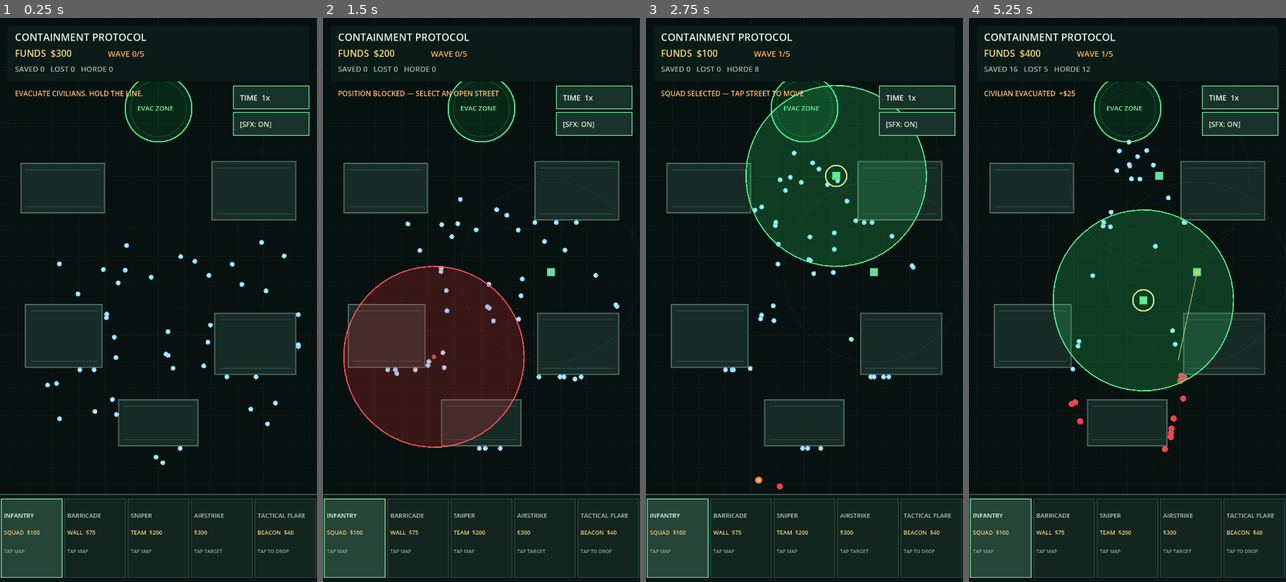
Above: before the commit, frames 1-4 (left to right).
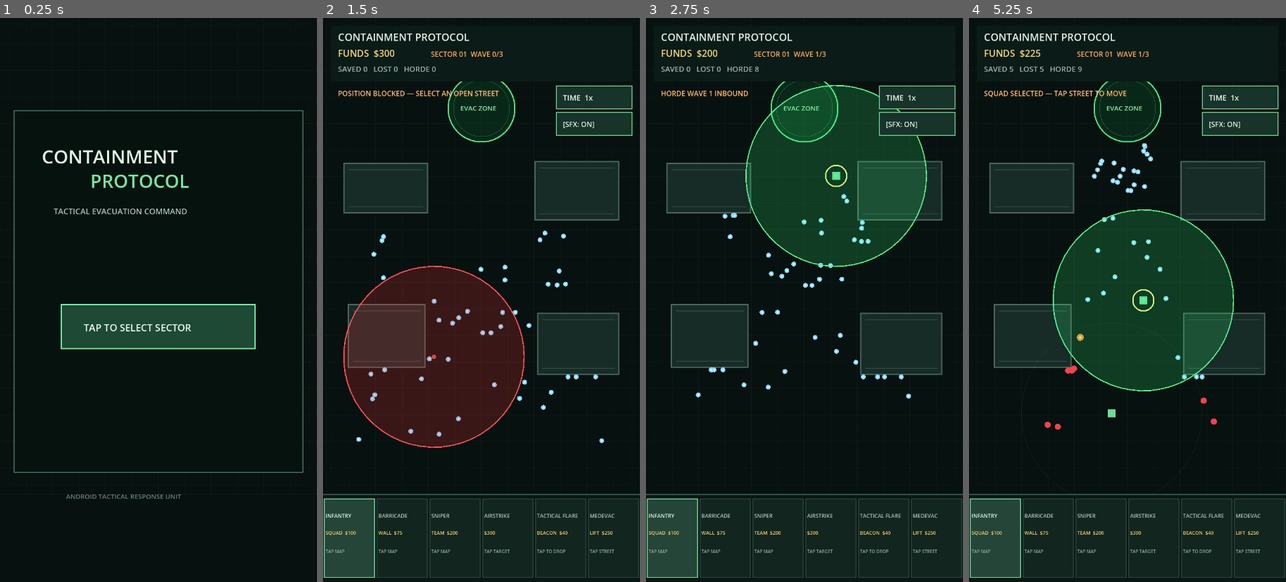
Above: after the commit, the same moments.

Repository: ninjun42215-gif/Containment-Protocol
Game: Godot game, scene res://main.tscn
Same seed, same stepped clock (60 frames per second), same inputs: the game is played once before the commit and once after it.
Inputs (mouse positions are in pixels of both pictures, inside the frame that each line leads up to):
- Up to frame 1 (0.25 s): no input
- Up to frame 2 (1.5 s): move the mouse to (551, 271) at 0.52 s; click (551, 271) at 0.67 s; drag from (418, 328) to (465, 412) at 1.27 s
- Up to frame 3 (2.75 s): move the mouse to (836, 175) at 2.02 s; click (836, 175) at 2.17 s
- Up to frame 4 (5.25 s): drag from (1111, 412) to (1032, 215) at 2.77 s; move the mouse to (1222, 384) at 3.52 s; click (1222, 384) at 3.67 s; drag from (1032, 215) to (1079, 159) at 4.27 s; move the mouse to (1143, 300) at 5.02 s; click (1143, 300) at 5.17 s

The runs differ from the first frame. In frame 1, 26% of the frame differs, in the area x 0-100%, y 2-100%; in frame 2, 3.9%; in frame 3, 5.4%; in frame 4, 5.6%.

Commit message:
Implement Milestone 4 sectors, Medevac, and Android lifecycle support

Diff:
--- a/main.gd
+++ b/main.gd
@@ -7,7 +7,11 @@
 const BAR_TOP := 1080.0
 const EVAC_ZONE := Vector2(360.0, 205.0)
 const EVAC_RADIUS := 76.0
-const MAX_WAVES := 5
+const MEDEVAC_COST := 250
+const MEDEVAC_HP := 150.0
+const MEDEVAC_RING := 95.0
+const MEDEVAC_CAPACITY := 8
+const MEDEVAC_LANDING_TIME := 3.0
 const GRID_CELL_SIZE := 64.0
 const UNIT_SELECT_RADIUS := 30.0
 const BUILDING_RADIUS := 11.0
@@ -21,7 +25,8 @@
 	{"name": "BARRICADE", "detail": "WALL  $75", "cost": 75, "kind": "barricade"},
 	{"name": "SNIPER", "detail": "TEAM  $200", "cost": 200, "kind": "sniper"},
 	{"name": "AIRSTRIKE", "detail": "$300", "cost": 300, "kind": "airstrike"},
-	{"name": "TACTICAL FLARE", "detail": "BEACON  $40", "cost": FLARE_COST, "kind": "flare"}
+	{"name": "TACTICAL FLARE", "detail": "BEACON  $40", "cost": FLARE_COST, "kind": "flare"},
+	{"name": "MEDEVAC", "detail": "LIFT  $250", "cost": MEDEVAC_COST, "kind": "medevac"}
 ]
 
 var civilians: Array[Vector2] = []
@@ -29,6 +34,12 @@
 var units: Array[Dictionary] = []
 var barricades: Array[Dictionary] = []
 var flares: Array[Dictionary] = []
+var medevac: Dictionary = {}
+var sector_index := 0
+var sector_name := "Downtown Grid"
+var sector_wave_limit := 3
+var manual_paused := false
+var lifecycle_paused := false
 var preview_position := Vector2.ZERO
 var preview_active := false
 var sfx_enabled := true
@@ -68,17 +79,51 @@
 func _ready() -> void:
 	randomize()
 	screen_font = ThemeDB.fallback_font
-	_setup_city()
+	_configure_sector(0)
 	_setup_audio()
-	_start_round()
+	game_state = "title"
 	queue_redraw()
 
+func _notification(what: int) -> void:
+	if what == NOTIFICATION_APPLICATION_FOCUS_OUT or what == NOTIFICATION_APPLICATION_PAUSED:
+		lifecycle_paused = true
+		manual_paused = true
+		audio_queue.clear()
+		audio_effect = ""
+		audio_samples_left = 0
+		if audio_player != null:
+			audio_player.stop()
+		queue_redraw()
+	elif what == NOTIFICATION_APPLICATION_FOCUS_IN:
+		if audio_player != null and sfx_enabled:
+			audio_player.play()
+		queue_redraw()
+	elif what == NOTIFICATION_WM_GO_BACK_REQUEST:
+		if game_state == "title":
+			game_state = "sector_select"
+		elif game_state == "sector_select":
+			game_state = "title"
+		elif game_state == "playing":
+			manual_paused = not manual_paused
+			lifecycle_paused = false
+		else:
+			game_state = "sector_select"
+		queue_redraw()
+
 func _start_round() -> void:
+	_start_sector(sector_index)
+
+func _start_sector(index: int) -> void:
+	sector_index = clampi(index, 0, 2)
+	_configure_sector(sector_index)
 	civilians.clear()
 	zombies.clear()
 	units.clear()
 	barricades.clear()
 	flares.clear()
+	medevac.clear()
+	manual_paused = false
+	lifecycle_paused = false
 	funds = 300
 	saved_count = 0
 	lost_count = 0
@@ -100,14 +145,19 @@
 	message_timer = 4.0
 	for i in range(45):
 		civilians.append(Vector2(randf_range(52.0, 668.0), randf_range(510.0, 1030.0)))
+	message = "%s — SECURE THE EVACUATION ZONE" % sector_name
+	message_timer = 3.0
 
 func _process(delta: float) -> void:
 	_update_audio()
 	_update_combat_effects(delta)
+	if game_state != "playing":
+		queue_redraw()
+		return
+	if manual_paused or lifecycle_paused:
+		queue_redraw()
+		return
 	_update_flares(delta)
-	if game_state != "playing":
-		queue_redraw()
-		return
 
 	var sim_delta: float = delta * TIME_SCALES[time_scale_index]
 	if sim_delta <= 0.0:
@@ -115,11 +165,12 @@
 		return
 
 	elapsed += sim_delta
+	_update_medevac(sim_delta)
 	message_timer = maxf(0.0, message_timer - sim_delta)
 	airstrike_timer = maxf(0.0, airstrike_timer - sim_delta)
 	wave_timer -= sim_delta
 
-	if wave < MAX_WAVES and wave_timer <= 0.0:
+	if wave < sector_wave_limit and wave_timer <= 0.0:
 		_spawn_wave()
 		wave_timer = 18.0
 
@@ -149,11 +200,25 @@
 		var lure_index: int = _find_nearest_flare(zpos)
 		if lure_index >= 0:
 			target = flares[lure_index]["pos"]
+		if not medevac.is_empty() and str(medevac.get("phase", "")) == "landed" and zpos.distance_to(medevac["pos"]) <= 150.0:
+			target = medevac["pos"]
 		var zombie_kind: String = str(zombie["kind"])
 		var speed := 112.0 if zombie_kind == "runner" else 61.0
 		if zombie_kind == "brute":
 			speed = 34.0
 		var displacement: Vector2 = (target - zpos).normalized() * speed * sim_delta
+		if not medevac.is_empty() and str(medevac.get("phase", "")) == "landed" and zpos.distance_to(medevac["pos"]) <= 34.0:
+			var medevac_cooldown: float = float(zombie.get("medevac_cooldown", 0.0))
+			if medevac_cooldown <= 0.0:
+				medevac["hp"] = maxf(0.0, float(medevac["hp"]) - (35.0 if zombie_kind == "brute" else 20.0))
+				zombie["medevac_cooldown"] = 1.0
+				if float(medevac["hp"]) <= 0.0:
+					lost_count += int(medevac.get("onboard", 0))
+					message = "MEDEVAC DESTROYED — ONBOARD LOST"
+					message_timer = 2.5
+					medevac.clear()
+			else:
+				zombie["medevac_cooldown"] = maxf(0.0, medevac_cooldown - sim_delta)
 		zpos = _move_circle_with_buildings(zpos, displacement, 10.0 if zombie_kind == "brute" else 7.0)
 
 		for wall_index in range(barricades.size() - 1, -1, -1):
@@ -210,10 +275,10 @@
 			zombie_grid = _build_zombie_spatial_grid()
 		units[unit_index] = unit
 
-	if wave >= MAX_WAVES and zombies.is_empty() and civilians.is_empty():
+	if wave >= sector_wave_limit and zombies.is_empty() and civilians.is_empty() and medevac.is_empty():
 		game_state = "victory"
 		message = "SECTOR SECURED"
-	elif civilians.is_empty() and saved_count == 0 and lost_count > 0:
+	elif civilians.is_empty() and saved_count == 0 and lost_count > 0 and medevac.is_empty():
 		game_state = "defeat"
 		message = "EVACUATION FAILED"
 
@@ -221,13 +286,37 @@
 
 
 func _setup_city() -> void:
-	buildings = [
-		Rect2(48.0, 330.0, 190.0, 112.0),
-		Rect2(482.0, 326.0, 190.0, 132.0),
-		Rect2(58.0, 650.0, 174.0, 142.0),
-		Rect2(488.0, 670.0, 184.0, 138.0),
-		Rect2(270.0, 866.0, 180.0, 104.0)
-	]
+	_configure_sector(sector_index)
+
+func _configure_sector(index: int) -> void:
+	match index:
+		0:
+			sector_name = "Downtown Grid"
+			sector_wave_limit = 3
+			buildings = [
+				Rect2(48.0, 330.0, 190.0, 112.0),
+				Rect2(482.0, 326.0, 190.0, 132.0),
+				Rect2(58.0, 650.0, 174.0, 142.0),
+				Rect2(488.0, 670.0, 184.0, 138.0)
+			]
+		1:
+			sector_name = "Highway Chokepoint"
+			sector_wave_limit = 4
+			buildings = [
+				Rect2(24.0, 320.0, 220.0, 180.0),
+				Rect2(476.0, 320.0, 220.0, 180.0),
+				Rect2(24.0, 690.0, 220.0, 180.0),
+				Rect2(476.0, 690.0, 220.0, 180.0)
+			]
+		_:
+			sector_name = "Central Plaza"
+			sector_wave_limit = 5
+			buildings = [
+				Rect2(34.0, 300.0, 142.0, 118.0),
+				Rect2(544.0, 300.0, 142.0, 118.0),
+				Rect2(34.0, 830.0, 142.0, 118.0),
+				Rect2(544.0, 830.0, 142.0, 118.0)
+			]
 
 func _cell_for(position: Vector2) -> Vector2i:
 	return Vector2i(floori(position.x / GRID_CELL_SIZE), floori(position.y / GRID_CELL_SIZE))
@@ -390,9 +479,27 @@
 		_handle_tap(event.position)
 
 func _handle_tap(pos: Vector2) -> void:
+	if game_state == "title":
+		game_state = "sector_select"
+		queue_redraw()
+		return
+	if game_state == "sector_select":
+		if pos.y >= 570.0 and pos.y < 1005.0:
+			var selected_sector := clampi(int((pos.y - 570.0) / 145.0), 0, 2)
+			_start_sector(selected_sector)
+		queue_redraw()
+		return
+	if game_state == "victory" or game_state == "defeat":
+		game_state = "sector_select"
+		queue_redraw()
+		return
 	if game_state != "playing":
-		if pos.y > 900.0:
-			_start_round()
+		return
+	if manual_paused or lifecycle_paused:
+		if pos.x >= 150.0 and pos.x <= 570.0 and pos.y >= 700.0 and pos.y <= 810.0:
+			manual_paused = false
+			lifecycle_paused = false
+		queue_redraw()
 		return
 	if pos.x >= 520.0 and pos.y >= 145.0 and pos.y <= 206.0:
 		time_scale_index = (time_scale_index + 1) % TIME_SCALES.size()
@@ -406,8 +513,8 @@
 		queue_redraw()
 		return
 	if pos.y >= BAR_TOP:
-		var button_width := VIEW_SIZE.x / 5.0
-		selected_deployment = clampi(int(pos.x / button_width), 0, 4)
+		var button_width := VIEW_SIZE.x / 6.0
+		selected_deployment = clampi(int(pos.x / button_width), 0, 5)
 		message = str(DEPLOYMENTS[selected_deployment]["name"]) + " SELECTED"
 		message_timer = 1.2
 		queue_redraw()
@@ -464,6 +571,14 @@
 		funds -= cost
 		message = "TACTICAL FLARE DEPLOYED"
 		_queue_sfx("flare")
+	elif kind == "medevac":
+		if not medevac.is_empty():
+			message = "MEDEVAC ALREADY ACTIVE"
+			message_timer = 1.5
+			return
+		medevac = {"pos": Vector2(-90.0, pos.y), "target": pos, "phase": "inbound", "hp": MEDEVAC_HP, "landing_timer": MEDEVAC_LANDING_TIME, "onboard": 0, "attack_flash": 0.0}
+		funds -= cost
+		message = "MEDEVAC INBOUND"
 	elif kind == "barricade":
 		barricades.append({"pos": pos, "hp": 100.0, "max_hp": 100.0})
 		funds -= cost
@@ -478,6 +593,46 @@
 		message = "INFANTRY SQUAD DEPLOYED"
 	message_timer = 1.6
 	queue_redraw()
+
+func _update_medevac(delta: float) -> void:
+	if medevac.is_empty():
+		return
+	var phase: String = str(medevac["phase"])
+	var position: Vector2 = medevac["pos"]
+	if phase == "inbound":
+		var target: Vector2 = medevac["target"]
+		position.x = move_toward(position.x, target.x, 260.0 * delta)
+		if absf(position.x - target.x) <= 1.0:
+			position = target
+			medevac["phase"] = "landed"
+			medevac["landing_timer"] = MEDEVAC_LANDING_TIME
+			var extracted := 0
+			for civilian_index in range(civilians.size() - 1, -1, -1):
+				if extracted >= MEDEVAC_CAPACITY:
+					break
+				if position.distance_to(civilians[civilian_index]) <= MEDEVAC_RING:
+					civilians.remove_at(civilian_index)
+					extracted += 1
+			medevac["onboard"] = extracted
+			if extracted > 0:
+				message = "MEDEVAC ABOARD — %d CIVILIANS" % extracted
+				message_timer = 2.0
+	elif phase == "landed":
+		medevac["landing_timer"] = float(medevac["landing_timer"]) - delta
+		medevac["attack_flash"] = maxf(0.0, float(medevac.get("attack_flash", 0.0)) - delta)
+		if float(medevac["landing_timer"]) <= 0.0:
+			var rescued: int = int(medevac.get("onboard", 0))
+			saved_count += rescued
+			funds += rescued * 40
+			message = "MEDEVAC LIFTED — +$%d" % (rescued * 40)
+			message_timer = 2.0
+			medevac["phase"] = "outbound"
+	elif phase == "outbound":
+		position.x += 260.0 * delta
+		if position.x > VIEW_SIZE.x + 100.0:
+			medevac.clear()
+			return
+	medevac["pos"] = position
 
 func _execute_airstrike(center: Vector2) -> void:
 	airstrike_marker = center
@@ -505,6 +660,11 @@
 	message_timer = 2.5
 
 func _draw() -> void:
+	if game_state == "title" or game_state == "sector_select":
+		draw_rect(Rect2(Vector2.ZERO, VIEW_SIZE), Color("#07110f"))
+		_draw_grid()
+		_draw_title_screen()
+		return
 	var shake_offset := Vector2.ZERO
 	if shake_timer > 0.0:
 		shake_offset = Vector2(randf_range(-shake_strength, shake_strength), randf_range(-shake_strength, shake_strength))
@@ -514,9 +674,12 @@
 	_draw_evac_zone()
 	_draw_buildings()
 	_draw_entities()
+	_draw_medevac()
 	_draw_placement_preview()
 	_draw_hud()
 	_draw_deployment_bar()
+	if manual_paused or lifecycle_paused:
+		_draw_pause_overlay()
 	if airstrike_timer > 0.0:
 		draw_arc(airstrike_marker, 112.0, 0.0, TAU, 48, Color(1.0, 0.42, 0.12, airstrike_timer), 4.0)
 	for flare in flares:
@@ -545,6 +708,54 @@
 	draw_arc(EVAC_ZONE, EVAC_RADIUS, 0.0, TAU, 48, Color("#48e58b"), 3.0)
 	draw_arc(EVAC_ZONE, EVAC_RADIUS - 12.0, 0.0, TAU, 48, Color(0.28, 0.85, 0.55, 0.35), 1.0)
 	_draw_text("EVAC ZONE", EVAC_ZONE + Vector2(-48, 5), 15, Color("#8cf5b5"))
+
+func _draw_title_screen() -> void:
+	draw_rect(Rect2(32.0, 210.0, 656.0, 820.0), Color(0.02, 0.07, 0.055, 0.96))
+	draw_rect(Rect2(32.0, 210.0, 656.0, 820.0), Color("#4d7964"), false, 2.0)
+	_draw_text("CONTAINMENT", Vector2(95.0, 330.0), 42, Color("#e4f6e9"))
+	_draw_text("PROTOCOL", Vector2(205.0, 385.0), 42, Color("#79e7a4"))
+	_draw_text("TACTICAL EVACUATION COMMAND", Vector2(122.0, 445.0), 18, Color("#a9c8b7"))
+	if game_state == "title":
+		draw_rect(Rect2(140.0, 650.0, 440.0, 100.0), Color("#1d4935"))
+		draw_rect(Rect2(140.0, 650.0, 440.0, 100.0), Color("#75e6a0"), false, 3.0)
+		_draw_text("TAP TO SELECT SECTOR", Vector2(190.0, 710.0), 22, Color("#f0fff5"))
+	else:
+		_draw_text("SELECT OPERATIONAL SECTOR", Vector2(135.0, 535.0), 22, Color("#d8eee0"))
+		var names: Array[String] = ["01  DOWNTOWN GRID", "02  HIGHWAY CHOKEPOINT", "03  CENTRAL PLAZA"]
+		var details: Array[String] = ["BALANCED FOUR-BLOCK GRID  •  3 WAVES", "NARROW CENTRAL AVENUES  •  4 WAVES", "OPEN CENTER / OUTER COVER  •  5 WAVES"]
+		for index in range(3):
+			var y := 570.0 + float(index) * 145.0
+			draw_rect(Rect2(72.0, y, 576.0, 112.0), Color("#18352a"))
+			draw_rect(Rect2(72.0, y, 576.0, 112.0), Color("#69b98a"), false, 2.0)
+			_draw_text(names[index], Vector2(95.0, y + 43.0), 20, Color("#e8fff0"))
+			_draw_text(details[index], Vector2(95.0, y + 78.0), 13, Color("#a9c8b7"))
+	_draw_text("ANDROID TACTICAL RESPONSE UNIT", Vector2(150.0, 1090.0), 15, Color("#648675"))
+
+func _draw_pause_overlay() -> void:
+	draw_rect(Rect2(0.0, 0.0, 720.0, 1280.0), Color(0.01, 0.04, 0.03, 0.78))
+	_draw_text("SIMULATION PAUSED", Vector2(165.0, 590.0), 30, Color("#e8fff0"))
+	draw_rect(Rect2(150.0, 700.0, 420.0, 100.0), Color("#244a38"))
+	draw_rect(Rect2(150.0, 700.0, 420.0, 100.0), Color("#8ce5ad"), false, 3.0)
+	_draw_text("RESUME  /  BACK", Vector2(245.0, 760.0), 24, Color("#f0fff5"))
+
+func _draw_medevac() -> void:
+	if medevac.is_empty():
+		return
+	var position: Vector2 = medevac["pos"]
+	var phase: String = str(medevac["phase"])
+	if phase == "landed":
+		draw_circle(position, MEDEVAC_RING, Color(0.12, 0.95, 0.42, 0.10))
+		draw_arc(position, MEDEVAC_RING, 0.0, TAU, 64, Color("#63f59a"), 3.0)
+		draw_arc(position, MEDEVAC_RING - 8.0, 0.0, TAU, 64, Color(0.45, 1.0, 0.65, 0.35), 1.0)
+	draw_line(position + Vector2(-34.0, -18.0), position + Vector2(34.0, -18.0), Color("#d7e8e1"), 3.0)
+	draw_line(position + Vector2(0.0, -18.0), position + Vector2(0.0, 18.0), Color("#d7e8e1"), 2.0)
+	draw_rect(Rect2(position + Vector2(-24.0, -9.0), Vector2(48.0, 18.0)), Color("#5ccf91"))
+	draw_circle(position + Vector2(24.0, 0.0), 8.0, Color("#b9e8d1"))
+	if phase == "landed":
+		var hp_ratio: float = clampf(float(medevac["hp"]) / MEDEVAC_HP, 0.0, 1.0)
+		draw_rect(Rect2(position + Vector2(-28.0, 25.0), Vector2(56.0, 5.0)), Color("#552b2b"))
+		draw_rect(Rect2(position + Vector2(-28.0, 25.0), Vector2(56.0 * hp_ratio, 5.0)), Color("#65ee96"))
+		_draw_text("ONBOARD %d/8" % int(medevac.get("onboard", 0)), position + Vector2(-40.0, 48.0), 11, Color("#aaffc5"))
 
 func _draw_entities() -> void:
 	for civilian in civilians:
@@ -589,7 +800,7 @@
 	draw_rect(Rect2(18, 18, 684, 126), Color("#0b1b17"))
 	_draw_text("CONTAINMENT PROTOCOL", Vector2(34, 52), 23, Color("#e2f4e9"))
 	_draw_text("FUNDS  $%d" % funds, Vector2(34, 88), 21, Color("#f4d77b"))
-	_draw_text("WAVE %d/%d" % [wave, MAX_WAVES], Vector2(245, 88), 18, Color("#ffad62"))
+	_draw_text("SECTOR %02d  WAVE %d/%d" % [sector_index + 1, wave, sector_wave_limit], Vector2(245, 88), 16, Color("#ffad62"))
 	_draw_text("SAVED %d   LOST %d   HORDE %d" % [saved_count, lost_count, zombies.size()], Vector2(34, 122), 17, Color("#9cbcaf"))
 	if message_timer > 0.0:
 		_draw_text(message, Vector2(34, 177), 16, Color("#ffbd76"))
@@ -603,8 +814,8 @@
 func _draw_deployment_bar() -> void:
 	draw_rect(Rect2(0, BAR_TOP, 720, 200), Color("#0b1715"))
 	draw_line(Vector2(0, BAR_TOP), Vector2(720, BAR_TOP), Color("#45665a"), 2.0)
-	for i in range(5):
-		var button_width := VIEW_SIZE.x / 5.0
+	for i in range(6):
+		var button_width := VIEW_SIZE.x / 6.0
 		var x := float(i) * button_width
 		var selected := i == selected_deployment
 		var bg := Color("#254538") if selected else Color("#12251f")
@@ -612,12 +823,14 @@
 		draw_rect(Rect2(x + 3, BAR_TOP + 10, button_width - 6.0, 178), Color("#72d69a") if selected else Color("#29443a"), false, 2.0)
 		var deployment: Dictionary = DEPLOYMENTS[i]
 		var title_color := Color("#e8fff0") if selected else Color("#b2c7bc")
-		_draw_text(str(deployment["name"]), Vector2(x + 9, BAR_TOP + 53), 14, title_color)
-		_draw_text(str(deployment["detail"]), Vector2(x + 9, BAR_TOP + 91), 13, Color("#f0cc77"))
+		_draw_text(str(deployment["name"]), Vector2(x + 6, BAR_TOP + 53), 12, title_color)
+		_draw_text(str(deployment["detail"]), Vector2(x + 6, BAR_TOP + 91), 11, Color("#f0cc77"))
 		var hint := "TAP MAP" if i != 3 else "TAP TARGET"
 		if i == 4:
 			hint = "TAP TO DROP"
-		_draw_text(hint, Vector2(x + 9, BAR_TOP + 133), 11, Color("#8da99a"))
+		elif i == 5:
+			hint = "TAP STREET"
+		_draw_text(hint, Vector2(x + 6, BAR_TOP + 133), 10, Color("#8da99a"))
 
 func _update_preview_position(position: Vector2) -> void:
 	preview_position = position
@@ -631,6 +844,8 @@
 	var kind: String = str(deployment["kind"])
 	var radius := _deployment_range(kind)
 	var valid := _is_valid_street_position(preview_position) and funds >= int(deployment["cost"])
+	if kind == "medevac" and not medevac.is_empty():
+		valid = false
 	var tint := Color(0.2, 1.0, 0.48, 0.18) if valid else Color(1.0, 0.18, 0.2, 0.20)
 	var line_tint := Color("#56f58f") if valid else Color("#ff555d")
 	draw_circle(preview_position, radius, tint)
@@ -647,6 +862,8 @@
 			return 112.0
 		"flare":
 			return FLARE_LURE_RADIUS
+		"medevac":
+			return MEDEVAC_RING
 		"barricade":
 			return 30.0
 	return 30.0
@@ -771,11 +988,12 @@
 	var title := "SECTOR SECURED" if game_state == "victory" else "EVACUATION FAILED"
 	var tint := Color("#72f0a2") if game_state == "victory" else Color("#ff6868")
 	_draw_text(title, Vector2(95, 510), 38, tint)
-	_draw_text("CIVILIANS SAVED: %d" % saved_count, Vector2(190, 575), 22, Color("#e0eee5"))
-	_draw_text("CIVILIANS LOST: %d" % lost_count, Vector2(190, 615), 22, Color("#e0a0a0"))
-	draw_rect(Rect2(150, 700, 420, 90), Color("#244a38"))
-	draw_rect(Rect2(150, 700, 420, 90), Color("#8ce5ad"), false, 3.0)
-	_draw_text("PLAY AGAIN", Vector2(278, 755), 27, Color("#f0fff5"))
+	_draw_text("SECTOR %02d — %s" % [sector_index + 1, sector_name.to_upper()], Vector2(130, 555), 18, Color("#b9d9c6"))
+	_draw_text("CIVILIANS SAVED: %d" % saved_count, Vector2(190, 615), 22, Color("#e0eee5"))
+	_draw_text("CIVILIANS LOST: %d" % lost_count, Vector2(190, 655), 22, Color("#e0a0a0"))
+	draw_rect(Rect2(150, 730, 420, 90), Color("#244a38"))
+	draw_rect(Rect2(150, 730, 420, 90), Color("#8ce5ad"), false, 3.0)
+	_draw_text("RETURN TO SECTOR SELECT", Vector2(176, 785), 20, Color("#f0fff5"))
 
 func _draw_text(value: String, position: Vector2, size: int, color: Color) -> void:
 	if screen_font != null:
